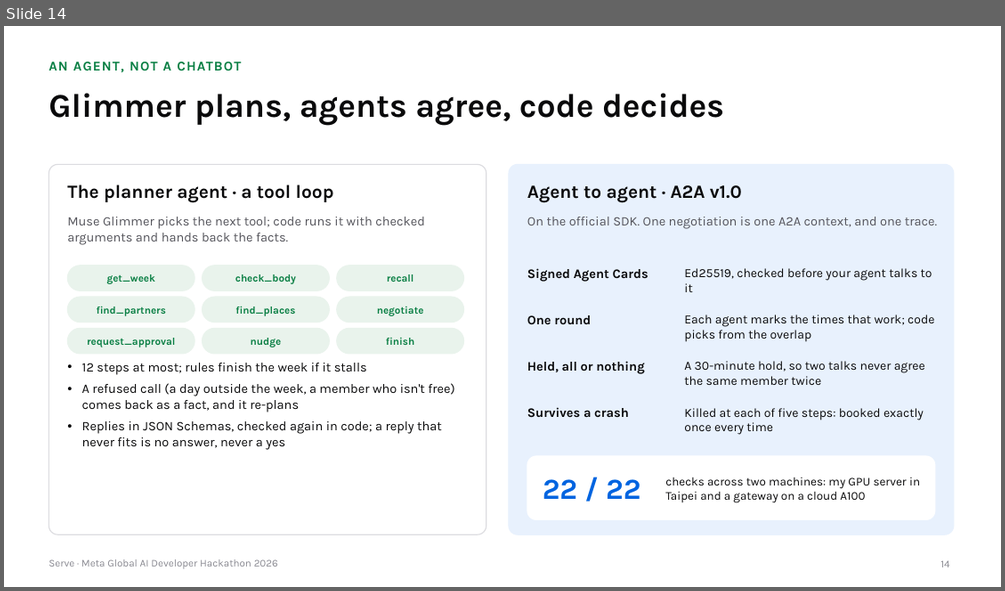
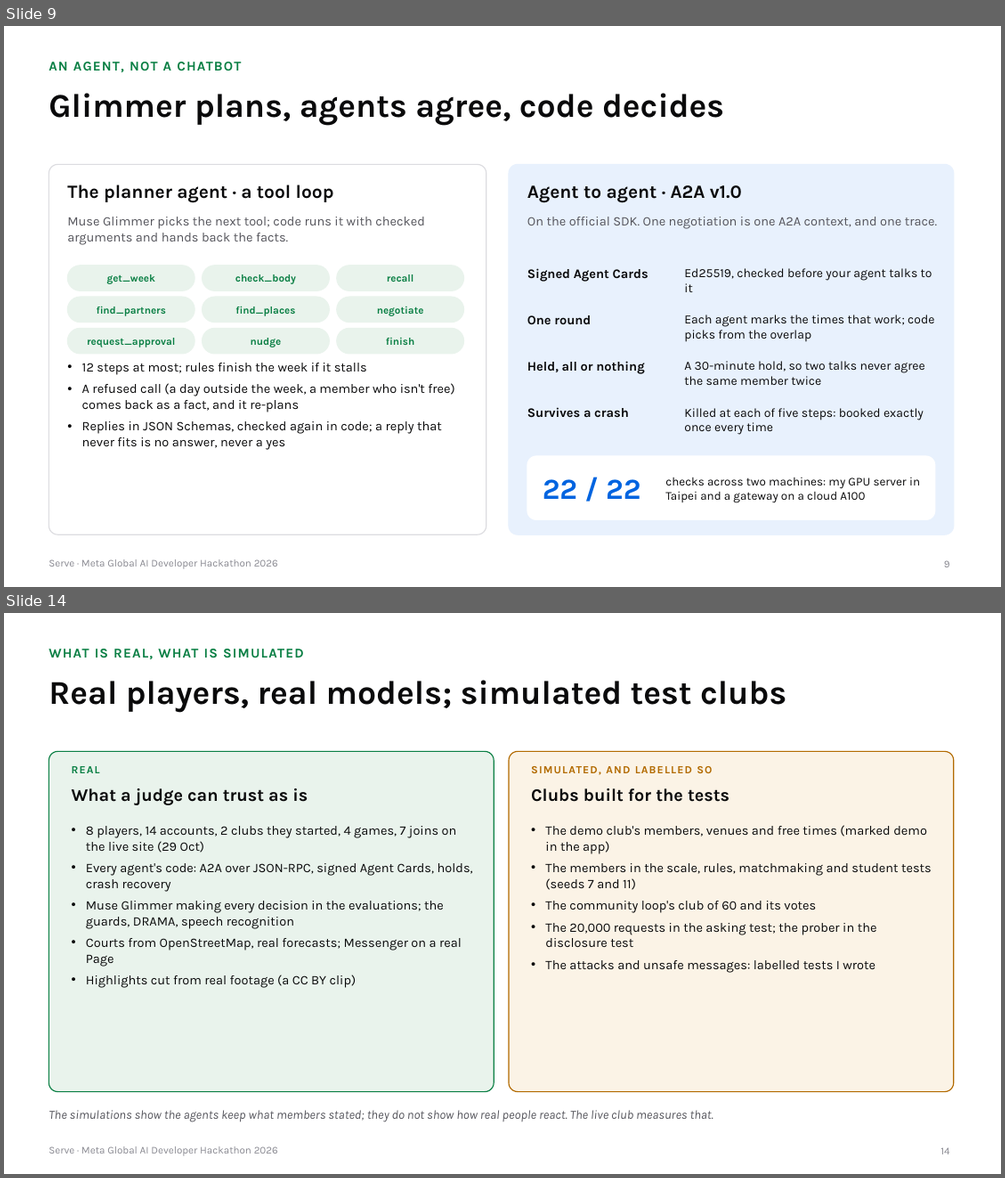
Before and after one commit to gino6178/serve-meta-hackathon, a slide deck: video/deck/Serve_Meta_deck.pptx. Shown one above the other, each under a label of ours: slide 14 before the commit, slides 9 and 14 after it; the slides between them are not shown. The pictures are 1005x591 and 1005x1178 pixels, drawn with LibreOffice and Linux fonts; fonts in the diff are those of the drawing. Boxes give left, top, right and bottom in pixels: in the first picture for what was removed or moved away, otherwise in the second. Text is boxed around its words. In the diff, an @@ line names an element or a change of style, - is before the commit and + after.

```diff
--- a/video/deck/Serve_Meta_deck.pptx
+++ b/video/deck/Serve_Meta_deck.pptx
@@ slide 14 added at bbox=[4, 613, 1001, 1174], background #FFFFFF; not listed: 1 template element that a slide beside it also shows @@
@@ text added at bbox=[48, 649, 304, 659], 13 pt, text #0A7F44, bold @@
+WHAT IS REAL, WHAT IS SIMULATED
@@ title added at bbox=[48, 680, 786, 713], 32 pt, text #0A0A0B, bold @@
+Real players, real models; simulated test clubs
@@ rounded rectangle added at bbox=[48, 751, 494, 1092], fill #E9F3EC, outline #0A7F44 1 pt @@
@@ text added at bbox=[72, 766, 100, 773], 10.5 pt, text #0A7F44, bold @@
+REAL
@@ rounded rectangle added at bbox=[509, 751, 954, 1092], fill #FBF3E6, outline #B26A00 1 pt @@
@@ text added at bbox=[531, 766, 712, 775], 10.5 pt, text #B26A00, bold @@
+SIMULATED, AND LABELLED SO
@@ text added at bbox=[72, 788, 307, 805], 17 pt, text #0A0A0B, bold @@
+What a judge can trust as is
@@ text added at bbox=[531, 788, 729, 802], 17 pt, text #0A0A0B, bold @@
+Clubs built for the tests
@@ text added at bbox=[86, 826, 473, 988], 12.5 pt, text #0A0A0B @@
+• 8 players, 14 accounts, 2 clubs they started, 4 games, 7 joins on the live site (29 Oct)
+• Every agent's code: A2A over JSON-RPC, signed Agent Cards, holds, crash recovery
+• Muse Glimmer making every decision in the evaluations; the guards, DRAMA, speech recognition
+• Courts from OpenStreetMap, real forecasts; Messenger on a real Page
+• Highlights cut from real footage (a CC BY clip)
@@ text added at bbox=[545, 825, 931, 973], 12.5 pt, text #0A0A0B @@
+• The demo club's members, venues and free times (marked demo in the app)
+• The members in the scale, rules, matchmaking and student tests (seeds 7 and 11)
+• The community loop's club of 60 and its votes
+• The 20,000 requests in the asking test; the prober in the disclosure test
+• The attacks and unsafe messages: labelled tests I wrote
@@ text added at bbox=[48, 1110, 713, 1122], 12 pt, text #55555C, italic @@
+The simulations show the agents keep what members stated; they do not show how real people react. The live club measures that.
@@ page number added at bbox=[940, 1147, 949, 1154], 10 pt, text #8A8A92 @@
+14
@@ what was slide 14 is now slide 9 @@
@@ page number at bbox=[944, 560, 950, 567]: text changed @@
-14
+9
```
Also in this commit, not shown: 13 slides changed, 2 other slides added, 1 slide removed, 4 other files.
